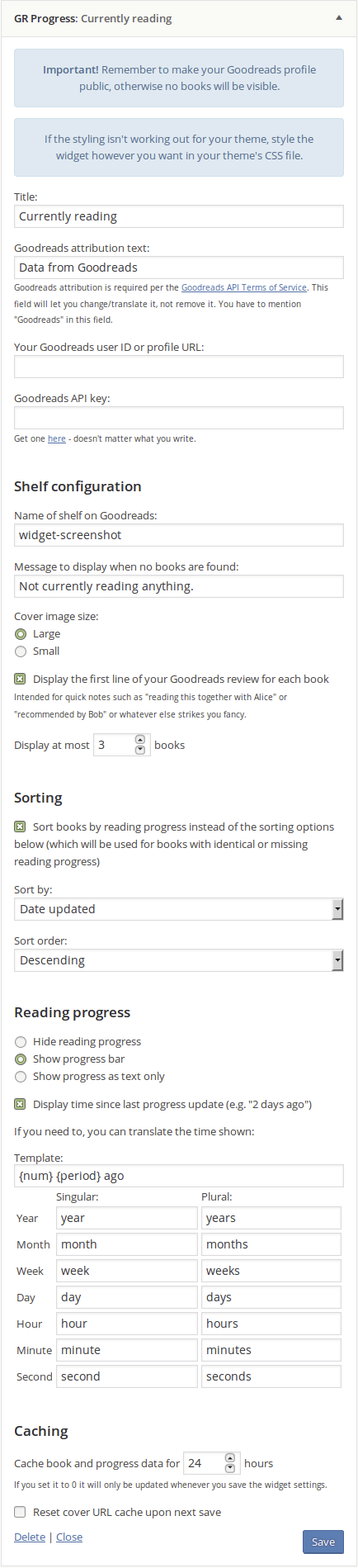
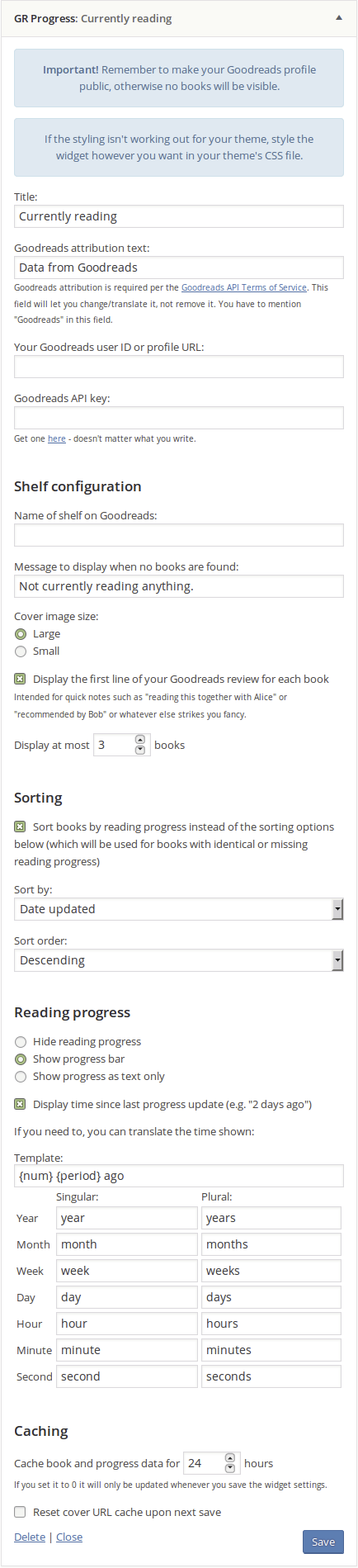
Before/after of a 358x1568 layered artwork. What changed in the layer stack:
painted on "screenshot-3.png" over [18, 530, 122, 543]
